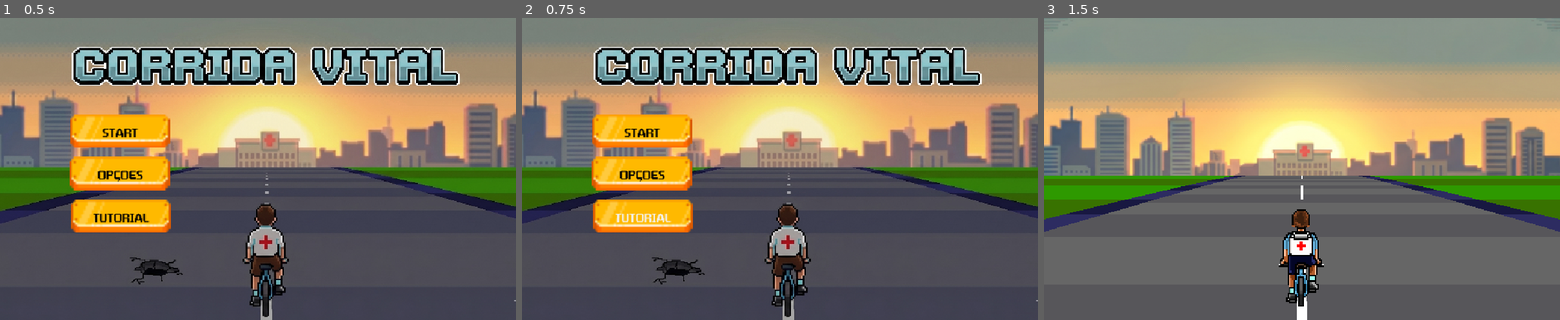
Above: before the commit, frames 1-3 (left to right).
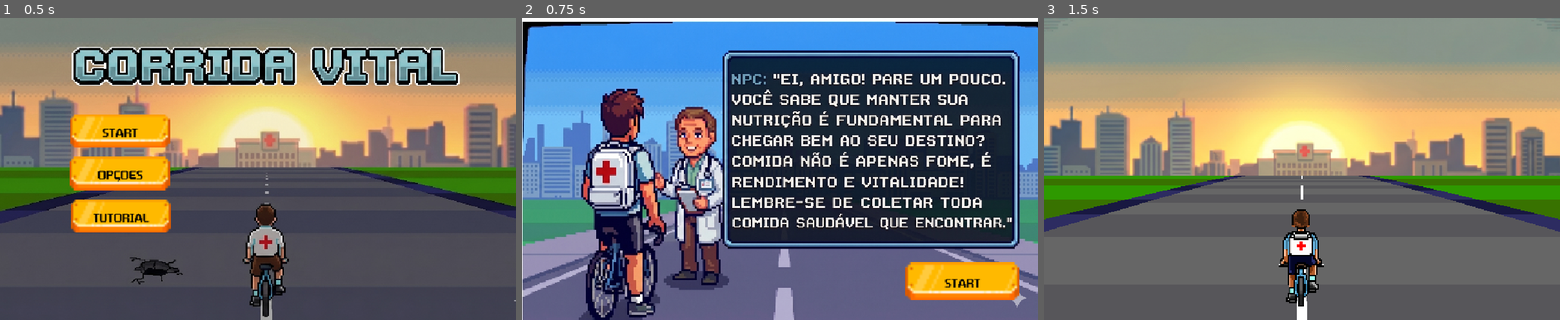
Above: after the commit, the same moments.

Repository: AnaLuizaS4ntos/Corrida_vital_v1
Game: Godot game, scene res://scenes/menu.tscn
Two runs of this game, one before a commit and one after it. Both use one fixed random seed, a clock stepped at 60 frames per second and the inputs below. This scene is started directly instead of the project's main scene.
Inputs:
- Up to frame 1 (0.5 s): no input
- Up to frame 2 (0.75 s): click "TUTORIAL" at 0.5 s
- Up to frame 3 (1.5 s): click "START" at 1.25 s

Frame 1 is identical in both runs. In frame 2, 98% of the frame differs, in the area x 0-100%, y 0-100%; in frame 3, nothing differs.

Commit message:
Botao Tutorial+cena tutorial

Diff:
--- a/scenes/menu.gd
+++ b/scenes/menu.gd
@@ -5,3 +5,8 @@
 	# Função mágica do Godot que troca a cena atual pela cena do jogo
 	# Usamos o caminho correto apontando para a sua pasta 'scenes'
 	get_tree().change_scene_to_file("res://scenes/cena_Rua.tscn")
+
+
+func _on_button_tutorial_pressed() -> void:
+	# Abre a tela explicativa do médico
+	get_tree().change_scene_to_file("res://scenes/tutorial.tscn")
--- a/scenes/menu.tscn
+++ b/scenes/menu.tscn
@@ -56,3 +56,4 @@
 expand_icon = true
 
 [connection signal="pressed" from="ButtonStart" to="." method="_on_button_start_pressed"]
+[connection signal="pressed" from="ButtonTutorial" to="." method="_on_button_tutorial_pressed"]
--- /dev/null
+++ b/scenes/tutorial.gd
@@ -0,0 +1,5 @@
+extends Control
+
+func _on_button_start_tutorial_pressed() -> void:
+	# Quando o jogador terminar de ler e clicar, vai direto para a corrida!
+	get_tree().change_scene_to_file("res://scenes/cena_Rua.tscn")
--- /dev/null
+++ b/scenes/tutorial.tscn
@@ -0,0 +1,39 @@
+[gd_scene format=3 uid="uid://bi62sadh84cs5"]
+
+[ext_resource type="Script" uid="uid://ble6lvqpgn5tv" path="res://scenes/tutorial.gd" id="1_4kmhl"]
+[ext_resource type="Texture2D" uid="uid://c6ledhpcehm4w" path="res://assets/menu/Gemini_Generated_Image_i1dfa6i1dfa6i1df.png" id="1_ph3nu"]
+[ext_resource type="FontFile" uid="uid://d3na84ud7jtn2" path="res://assets/menu/game_over.ttf" id="2_4kmhl"]
+[ext_resource type="Texture2D" uid="uid://bf0kwu4m27qdy" path="res://assets/menu/[7] Gold/[1] Normal.png" id="3_cq4me"]
+
+[node name="Tutorial" type="Control" unique_id=1820539799]
+layout_mode = 3
+anchors_preset = 15
+anchor_right = 1.0
+anchor_bottom = 1.0
+grow_horizontal = 2
+grow_vertical = 2
+script = ExtResource("1_4kmhl")
+
+[node name="TextureRect" type="TextureRect" parent="." unique_id=1420912017]
+layout_mode = 0
+offset_right = 1024.0
+offset_bottom = 600.0
+texture = ExtResource("1_ph3nu")
+expand_mode = 1
+
+[node name="ButtonStartTutorial" type="Button" parent="." unique_id=835104840]
+layout_mode = 0
+offset_left = 757.0
+offset_top = 466.0
+offset_right = 991.0
+offset_bottom = 582.0
+theme_override_colors/font_color = Color(0.007872625, 0.009983954, 0.008218908, 1)
+theme_override_fonts/font = ExtResource("2_4kmhl")
+theme_override_font_sizes/font_size = 60
+text = "START"
+icon = ExtResource("3_cq4me")
+flat = true
+icon_alignment = 1
+expand_icon = true
+
+[connection signal="pressed" from="ButtonStartTutorial" to="." method="_on_button_start_tutorial_pressed"]
Binary file added: assets/menu/Gemini_Generated_Image_i1dfa6i1dfa6i1df.png
Not shown, added: assets/menu/Gemini_Generated_Image_i1dfa6i1dfa6i1df.png.import
Not shown, added: scenes/tutorial.gd.uid
